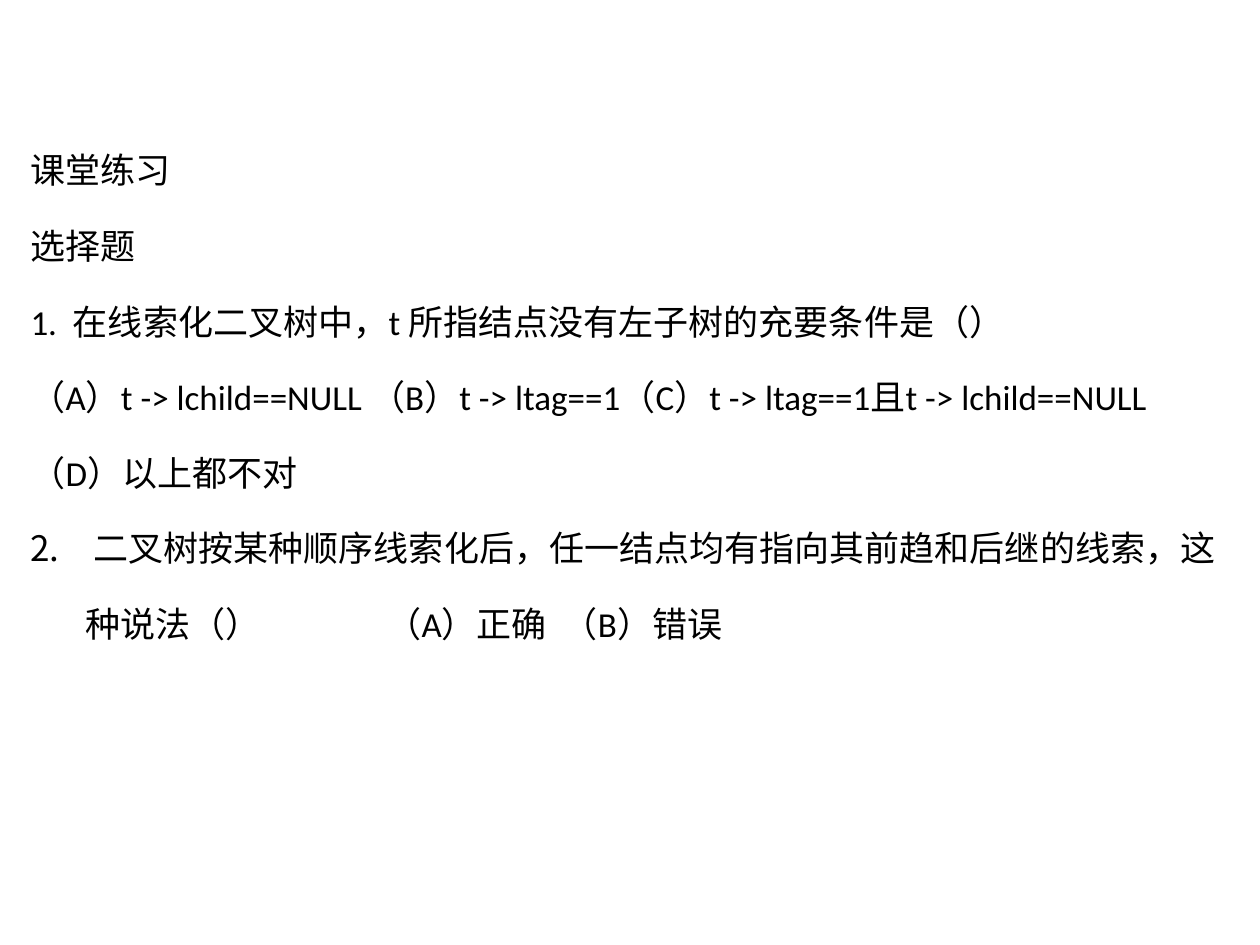
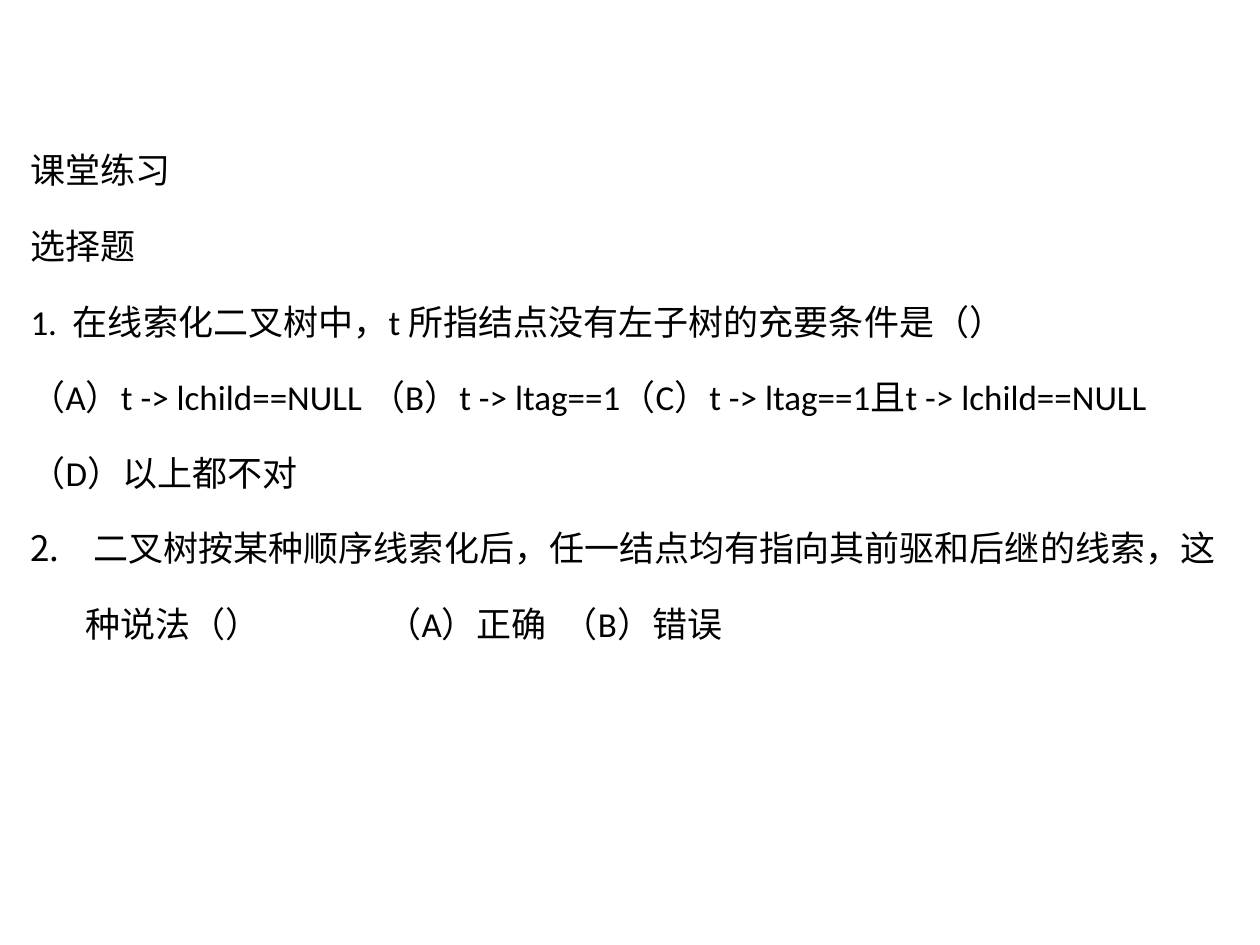
Before and after one commit to Gempittance/Data_Structur_Build, a slide deck: slide 107 of 数据结构PPT/ds6.pptx. Drawn at 1260x945 pixels with LibreOffice and Linux fonts; fonts in the diff are those of the drawing. Boxes give left, top, right and bottom in pixels: in the first picture for what was removed or moved away, otherwise in the second. Text is boxed around its words. In the diff, an @@ line names an element or a change of style, - is before the commit and + after.

```diff
--- a/数据结构PPT/ds6.pptx
+++ b/数据结构PPT/ds6.pptx
@@ text at [94,531,1216,565]: text changed @@
-2. 二叉树按某种顺序线索化后，任一结点均有指向其前趋和后继的线索，这
+2. 二叉树按某种顺序线索化后，任一结点均有指向其前驱和后继的线索，这
```
Also in this commit, not shown: 55 other slides changed.
